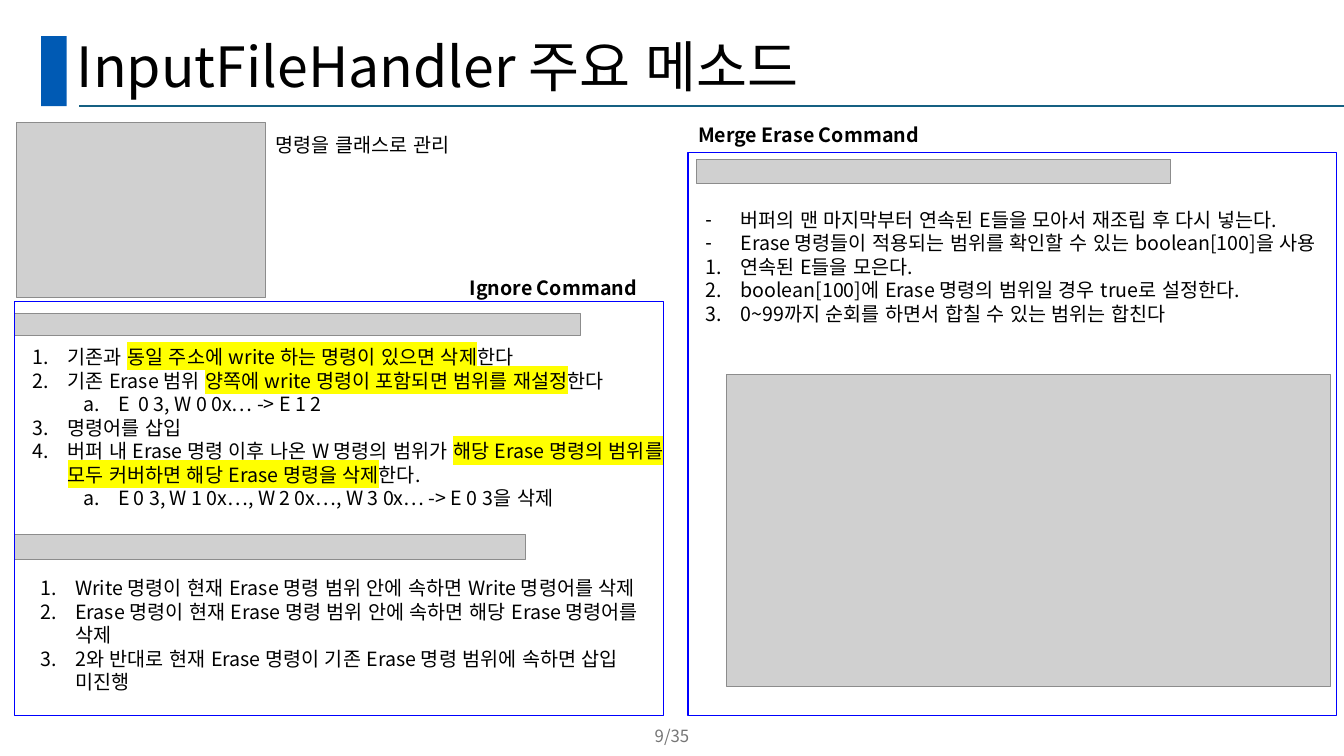
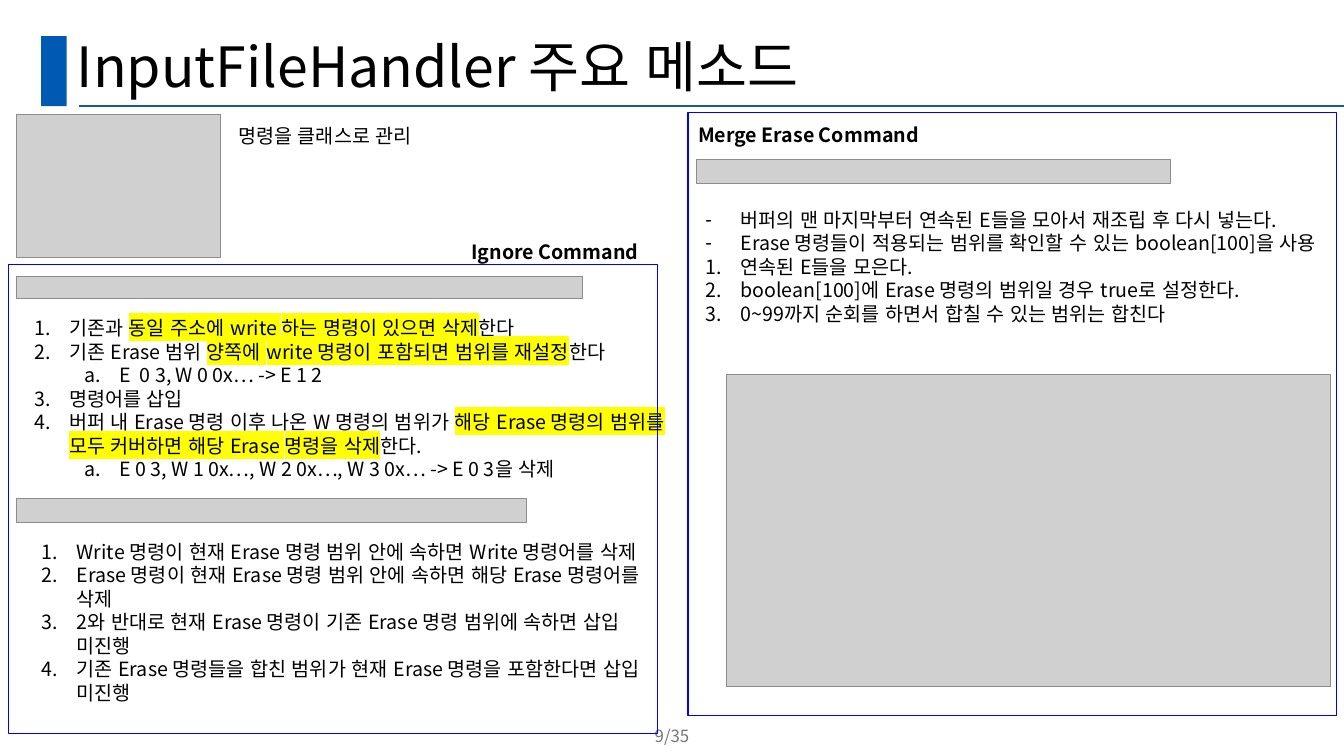
Before and after one commit to sunw-moon-9136/ssd-accept-all, a slide deck: slide 9 of presentation/25_CRA_5차_JAVA_A조.pptx. Drawn at 1344x756 pixels with LibreOffice and Linux fonts; fonts in the diff are those of the drawing; grey boxes stand for pictures. Boxes give left, top, right and bottom in pixels: in the first picture for what was removed or moved away, otherwise in the second. Text is boxed around its words. In the diff, an @@ line names an element or a change of style, - is before the commit and + after.

```diff
--- a/presentation/25_CRA_5차_JAVA_A조.pptx
+++ b/presentation/25_CRA_5차_JAVA_A조.pptx
@@ picture resized from (x1=17, y1=123, x2=266, y2=298) to (x1=17, y1=114, x2=221, y2=257) @@
@@ text "명령을 클래스로 관리" moved from (x1=276, y1=135, x2=449, y2=154) to (x1=238, y1=126, x2=412, y2=145) @@
@@ rectangle resized from (x1=689, y1=152, x2=1338, y2=716) to (x1=689, y1=113, x2=1338, y2=716) @@
@@ text "Ignore Command" moved from (x1=470, y1=279, x2=637, y2=300) to (x1=471, y1=243, x2=639, y2=265) @@
@@ rectangle resized from (x1=15, y1=301, x2=664, y2=716) to (x1=9, y1=264, x2=658, y2=733) @@
@@ picture moved from (x1=15, y1=314, x2=581, y2=336) to (x1=16, y1=276, x2=582, y2=298) @@
@@ text "기존과 동일 주소에 write 하는 ..." moved from (x1=68, y1=344, x2=663, y2=509) to (x1=69, y1=315, x2=664, y2=480) @@
@@ picture moved from (x1=15, y1=535, x2=526, y2=560) to (x1=16, y1=499, x2=527, y2=523) @@
@@ text "Write 명령이 현재 Erase 명령 ..." moved from (x1=75, y1=578, x2=638, y2=668) to (x1=77, y1=542, x2=639, y2=702) @@
@@ text at (x1=77, y1=659, x2=639, y2=702): paragraph added @@
+4. 기존 Erase 명령들을 합친 범위가 현재 Erase 명령을 포함한다면 삽입 미진행
```
Also in this commit, not shown: 6 other slides changed, 1 slide added.
